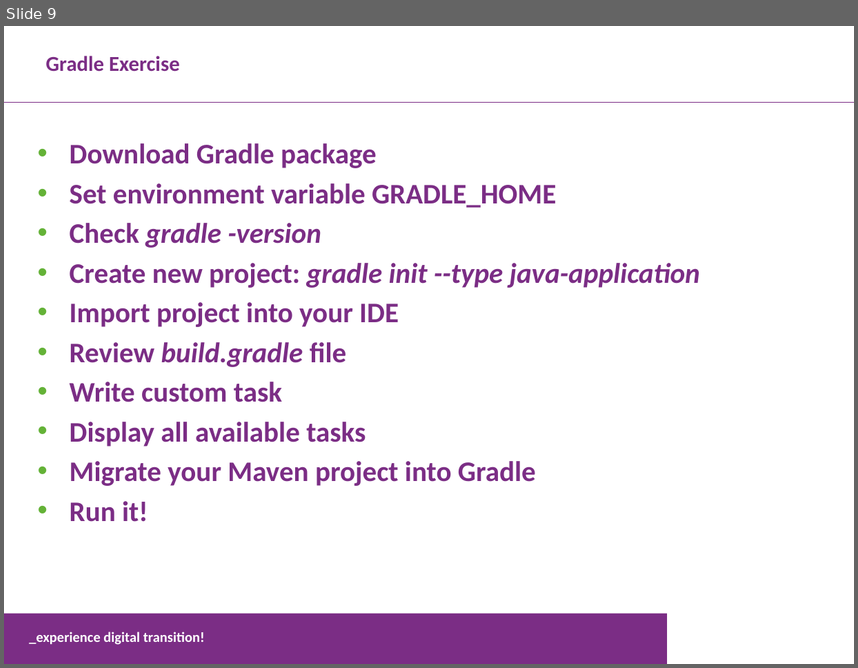
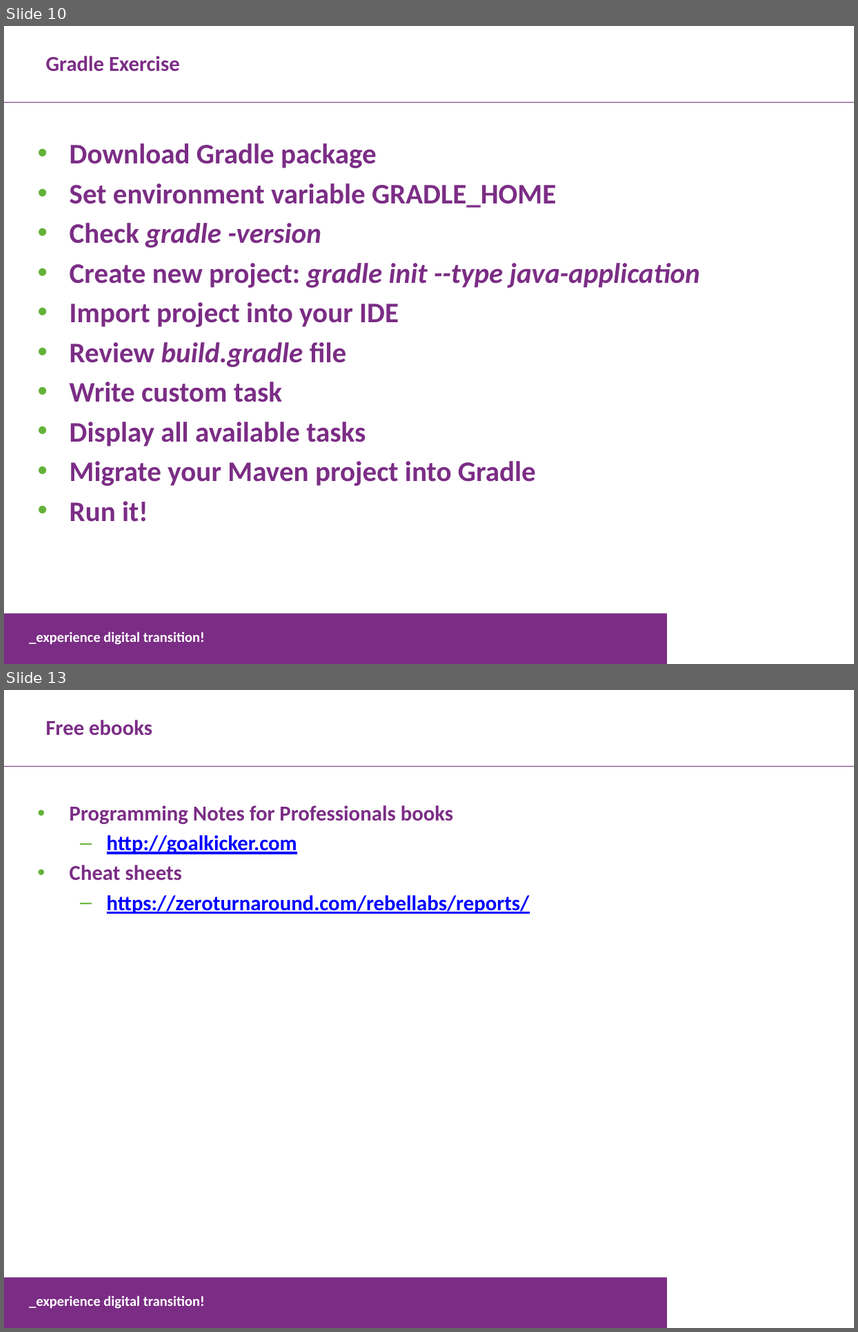
Before and after one commit to puchalski-203974/pl-java2018, a slide deck: 01.PŁ.ZaawansowaneZagadnieniaProgramowaniawJavie.TechnologieWspomagające.pptx. Shown one above the other, each under a label of ours: slide 9 before the commit, slides 10 and 13 after it; the slides between them are not shown. The pictures are 858x668 and 858x1332 pixels, drawn with LibreOffice and Linux fonts; fonts in the diff are those of the drawing; background and template pictures are left out. Boxes give left, top, right and bottom in pixels: in the first picture for what was removed or moved away, otherwise in the second. Text is boxed around its words. In the diff, an @@ line names an element or a change of style, - is before the commit and + after.

```diff
--- a/01.PŁ.ZaawansowaneZagadnieniaProgramowaniawJavie.TechnologieWspomagające.pptx
+++ b/01.PŁ.ZaawansowaneZagadnieniaProgramowaniawJavie.TechnologieWspomagające.pptx
@@ slide 13 added at <box>4,690,854,1328</box>, background #FFFFFF; not listed: 2 template elements that a slide beside it also shows @@
@@ text added at <box>46,720,152,736</box>, 18 pt, text #7B2D85, bold @@
+Free ebooks
@@ text added at <box>70,805,530,914</box>, 18 pt, text #0000FF, bold, underline @@
+• Programming Notes for Professionals books
+  – http://goalkicker.com
+• Cheat sheets
+  – https://zeroturnaround.com/rebellabs/reports/
@@ what was slide 9 is now slide 10 @@
```
Also in this commit, not shown: 3 other slides added, 1 other file.
